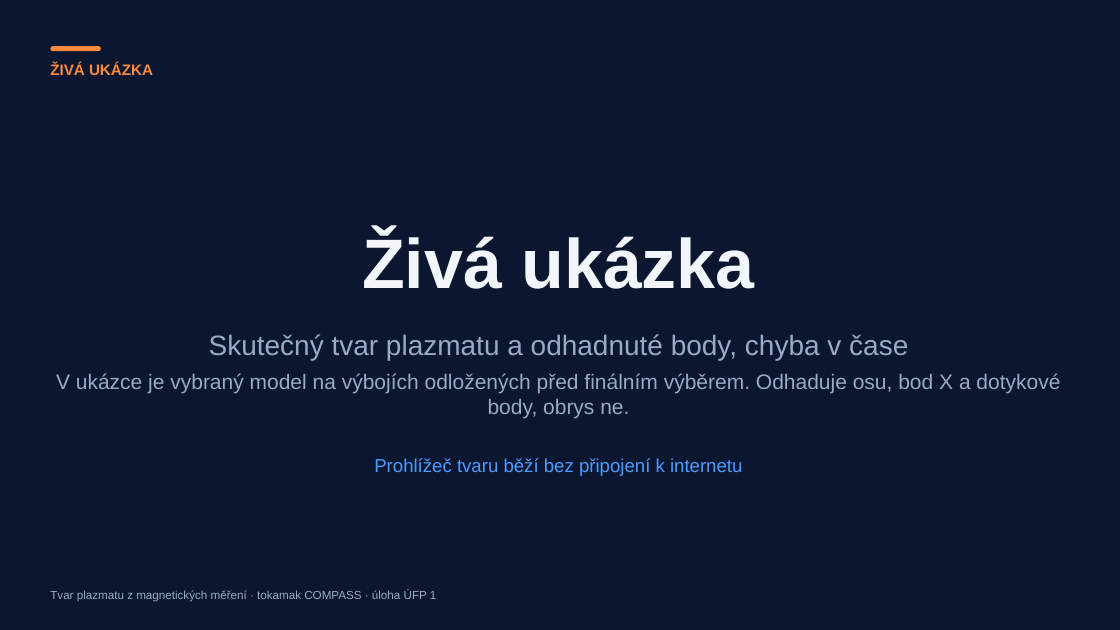
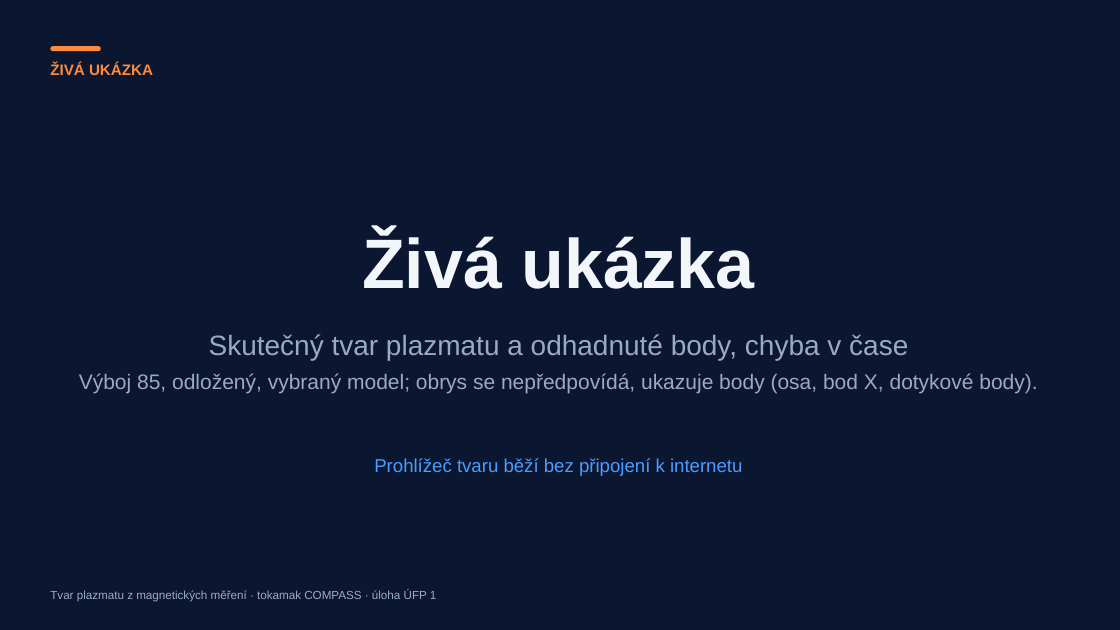
Before and after one commit to mschiller890/hackathon, a slide deck: slide 9 of presentation/deck/slides.pptx. Drawn at 1120x630 pixels with LibreOffice and Linux fonts; fonts in the diff are those of the drawing. Boxes give left, top, right and bottom in pixels: in the first picture for what was removed or moved away, otherwise in the second. Text is boxed around its words. In the diff, an @@ line names an element or a change of style, - is before the commit and + after.

```diff
--- a/presentation/deck/slides.pptx
+++ b/presentation/deck/slides.pptx
@@ text at (79,373,1037,394): text changed @@
-V ukázce je vybraný model na výbojích odložených před finálním výběrem. Odhaduje osu, bod X a dotykové body, obrys ne.
+Výboj 85, odložený, vybraný model; obrys se nepředpovídá, ukazuje body (osa, bod X, dotykové body).
```
Also in this commit, not shown: 3 other slides changed, 1 other file.
